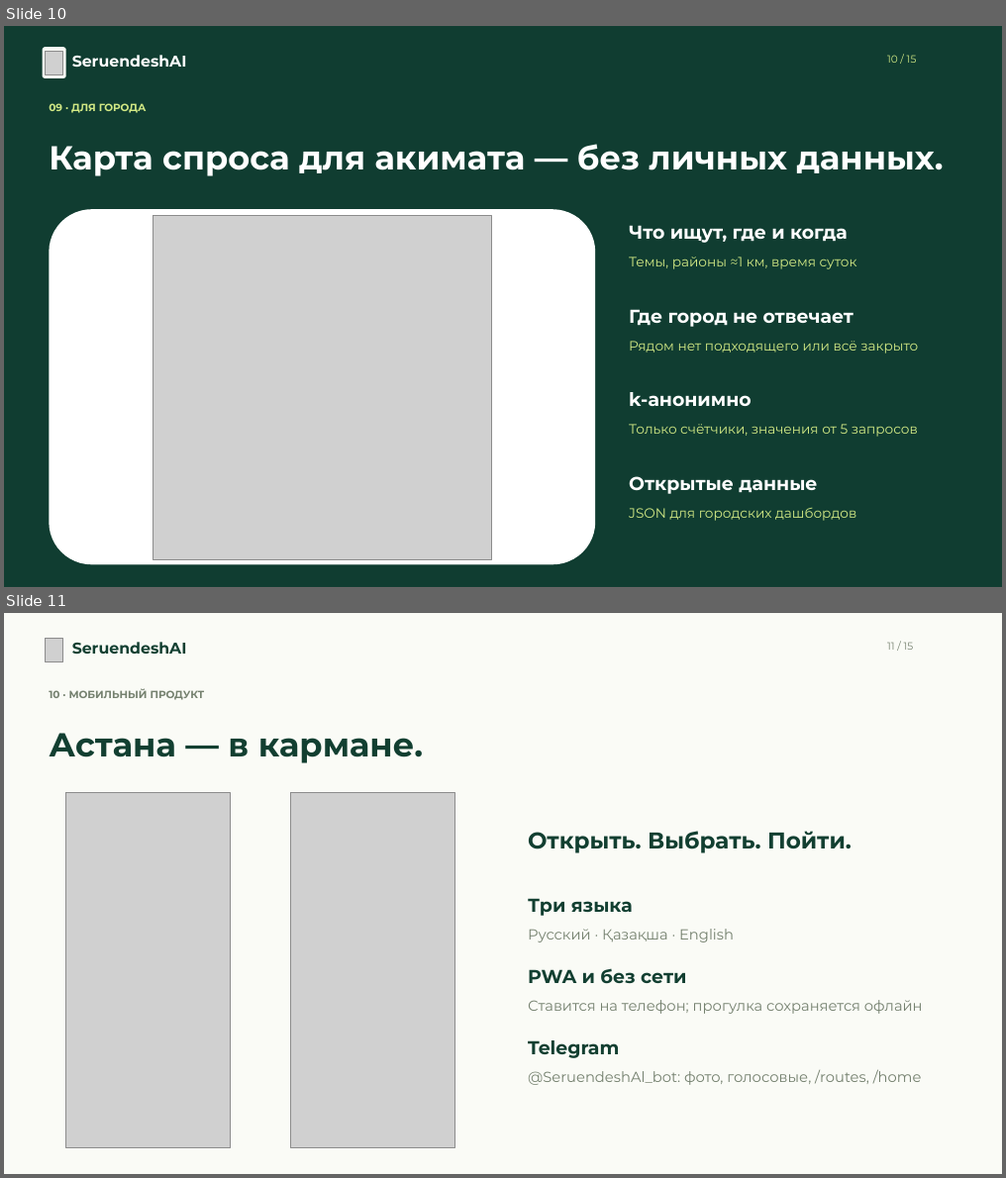
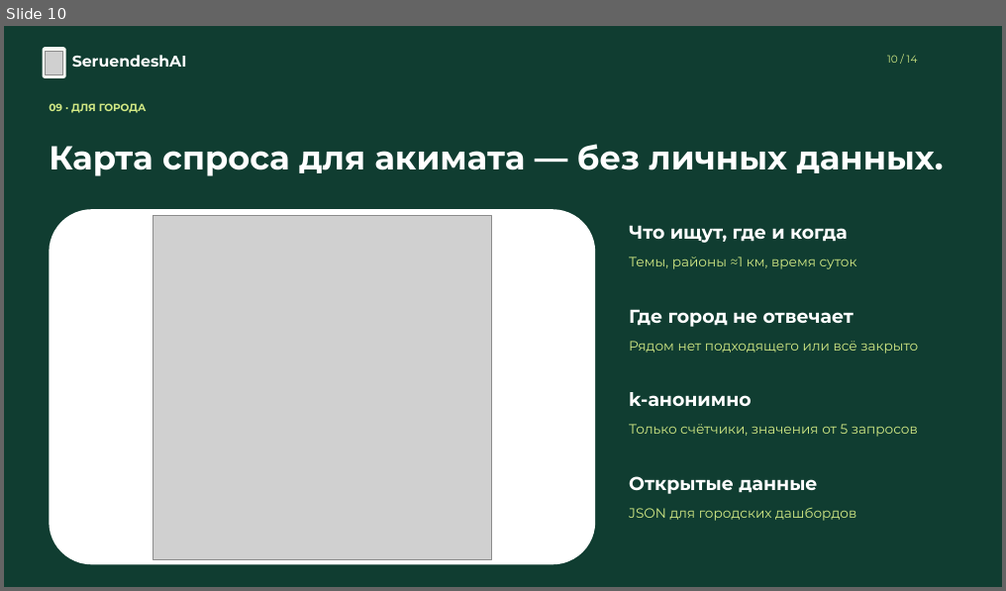
Before and after one commit to Abegerov4/SeruendeshAI, a slide deck: docs/presentation/SeruendeshAI-presentation.pptx. Shown one above the other, each under a label of ours: slides 10 and 11 before the commit, slide 10 after it. The pictures are 1006x1178 and 1006x591 pixels, drawn with LibreOffice and Linux fonts; fonts in the diff are those of the drawing; grey boxes stand for pictures. Boxes give left, top, right and bottom in pixels: in the first picture for what was removed or moved away, otherwise in the second. Text is boxed around its words. In the diff, an @@ line names an element or a change of style, - is before the commit and + after.

```diff
--- a/docs/presentation/SeruendeshAI-presentation.pptx
+++ b/docs/presentation/SeruendeshAI-presentation.pptx
@@ slide 11 removed at (4,613,1002,1174), background #FAFBF6 @@
@@ picture removed at (46,638,63,662) @@
@@ text removed at (72,642,187,654) @@
-SeruendeshAI
@@ text removed at (887,642,914,650) @@
-11 / 15
@@ text removed at (49,688,205,700) @@
-10 · МОБИЛЬНЫЙ ПРОДУКТ
@@ text removed at (49,733,423,763) @@
-Астана — в кармане.
@@ picture removed at (66,792,230,1149) @@
@@ picture removed at (291,792,454,1149) @@
@@ text removed at (528,831,851,854) @@
-Открыть. Выбрать. Пойти.
@@ text removed at (528,898,633,916) @@
-Три языка
@@ text removed at (528,929,734,943) @@
-Русский · Қазақша · English
@@ text removed at (528,968,686,984) @@
-PWA и без сети
@@ text removed at (528,1000,923,1014) @@
-Ставится на телефон; прогулка сохраняется офлайн
@@ text removed at (528,1041,619,1059) @@
-Telegram
@@ text removed at (528,1069,922,1085) @@
-@SeruendeshAl_bot: фото, голосовые, /routes, /home
@@ slide 10 changed as well @@
@@ text at (887,55,918,63): text changed @@
-10 / 15
+10 / 14
```
Also in this commit, not shown: 12 other slides changed, 1 slide added, 1 other slide removed, 8 other files.
